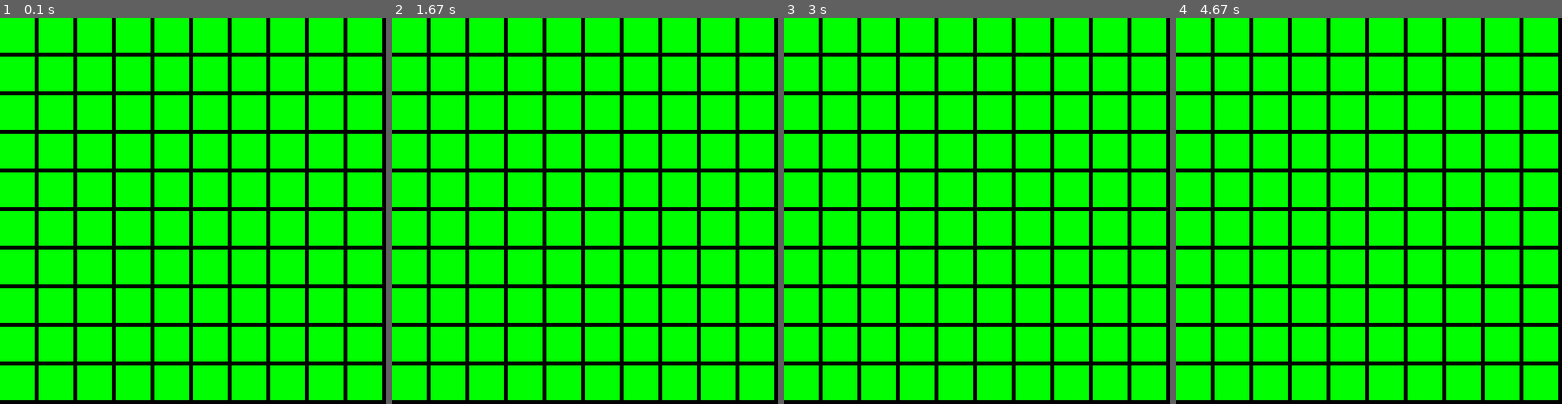
Above: before the commit, frames 1-4 (left to right).
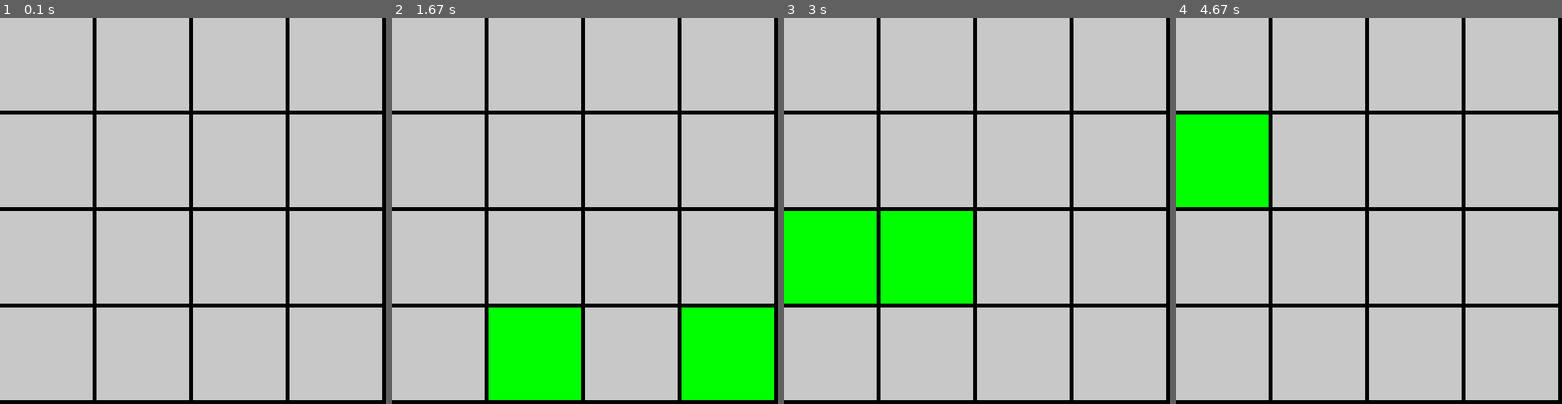
Above: after the commit, the same moments.

Repository: leventarican/cookbook
Game: pygame game, started from python/pygame/boxes.py
Two runs of this game, one before a commit and one after it. Both use one fixed random seed, a clock stepped at 60 frames per second and the inputs below.
Inputs (mouse positions are in pixels of both pictures, inside the frame that each line leads up to):
- Up to frame 1 (0.1 s): no input
- Up to frame 2 (1.67 s): press the mouse at (534, 160) at 0.37 s; move the mouse to (550, 133) at 0.47 s; release the mouse at (569, 106) at 0.6 s; press the mouse at (438, 257) at 0.7 s; move the mouse to (442, 288) at 0.8 s; release the mouse at (449, 322) at 0.93 s; press the mouse at (727, 160) at 1.03 s; move the mouse to (727, 234) at 1.13 s; release the mouse at (731, 311) at 1.27 s; press the mouse at (438, 64) at 1.37 s; move the mouse to (469, 195) at 1.47 s; release the mouse at (500, 330) at 1.6 s
- Up to frame 3 (3 s): press the mouse at (830, 353) at 1.7 s; move the mouse to (865, 222) at 1.8 s; release the mouse at (903, 95) at 1.93 s; press the mouse at (1119, 160) at 2.03 s; move the mouse to (973, 238) at 2.13 s; release the mouse at (830, 319) at 2.27 s; press the mouse at (1119, 257) at 2.37 s; move the mouse to (977, 249) at 2.47 s; release the mouse at (834, 241) at 2.6 s; press the mouse at (926, 64) at 2.7 s; move the mouse to (934, 156) at 2.8 s; release the mouse at (942, 249) at 2.93 s
- Up to frame 4 (4.67 s): press the mouse at (1222, 257) at 3.03 s; move the mouse to (1230, 176) at 3.13 s; release the mouse at (1237, 95) at 3.27 s; press the mouse at (1318, 64) at 3.37 s; move the mouse to (1341, 160) at 3.47 s; release the mouse at (1361, 257) at 3.6 s; press the mouse at (1318, 64) at 3.7 s; move the mouse to (1322, 195) at 3.8 s; release the mouse at (1326, 326) at 3.93 s; press the mouse at (1222, 64) at 4.03 s; move the mouse to (1314, 133) at 4.13 s; release the mouse at (1407, 207) at 4.27 s; press the mouse at (1415, 257) at 4.37 s; move the mouse to (1330, 230) at 4.47 s; release the mouse at (1245, 203) at 4.6 s

The runs differ from the first frame. In frame 1, 96% of the frame differs, in the area x 0-99%, y 0-99%; in frame 2, 86%; in frame 3, 86%; in frame 4, 91%.

Commit message:
select with mouse

Diff:
--- a/python/pygame/boxes.py
+++ b/python/pygame/boxes.py
@@ -1,16 +1,34 @@
 import pygame
 import sys
+import time
 
+GRAY = (200, 200, 200)
 GREEN = (0, 255, 0)
 SCREEN_SIZE = 500
-NUMBER_BOX = 10
+NUMBER_BOX = 4
 BOX_SIZE = SCREEN_SIZE / NUMBER_BOX
 
+pygame.init()
+surface = pygame.display.set_mode([SCREEN_SIZE, SCREEN_SIZE])
+
+boxes = []
+boxes_selected = [-1]*2
+boxes_flip = False
+
+def select_box(mousex, mousey):
+    global boxes_selected
+    for index, box in enumerate(boxes):
+        if box.collidepoint(mousex, mousey):
+            if boxes_selected[0] == -1:
+                boxes_selected[0] = index
+            else:
+                boxes_selected[1] = index
+
 def main():
-    pygame.init()
-    surface = pygame.display.set_mode([SCREEN_SIZE, SCREEN_SIZE])
+    global boxes_selected
 
-    boxes = []
+    mousex = 0
+    mousey = 0
 
     for x in range(0, NUMBER_BOX):
         for y in range(0, NUMBER_BOX):
@@ -22,9 +40,18 @@
             if event.type == pygame.QUIT:
                 pygame.quit()
                 sys.exit()
+            elif event.type == pygame.MOUSEBUTTONUP:
+                mousex, mousey = event.pos
+                if boxes_selected[0] != -1 and boxes_selected[1] != -1:
+                    boxes_selected[0] = -1
+                    boxes_selected[1] = -1
+                select_box(mousex, mousey)
 
-        for box in boxes:
-            pygame.draw.rect(surface, GREEN, box)
+        for index, box in enumerate(boxes):
+            if index in boxes_selected:
+                pygame.draw.rect(surface, GREEN, box)
+            else:
+                pygame.draw.rect(surface, GRAY, box)
 
         pygame.display.update()
 
